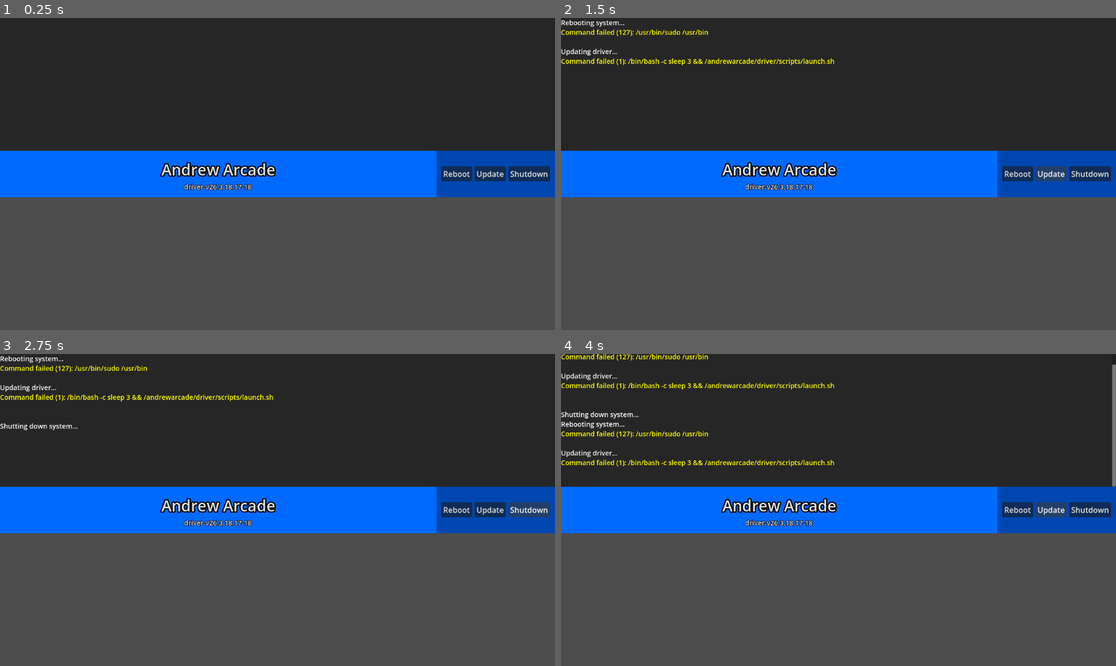
Above: before the commit, frames 1-4 (two rows, left to right).
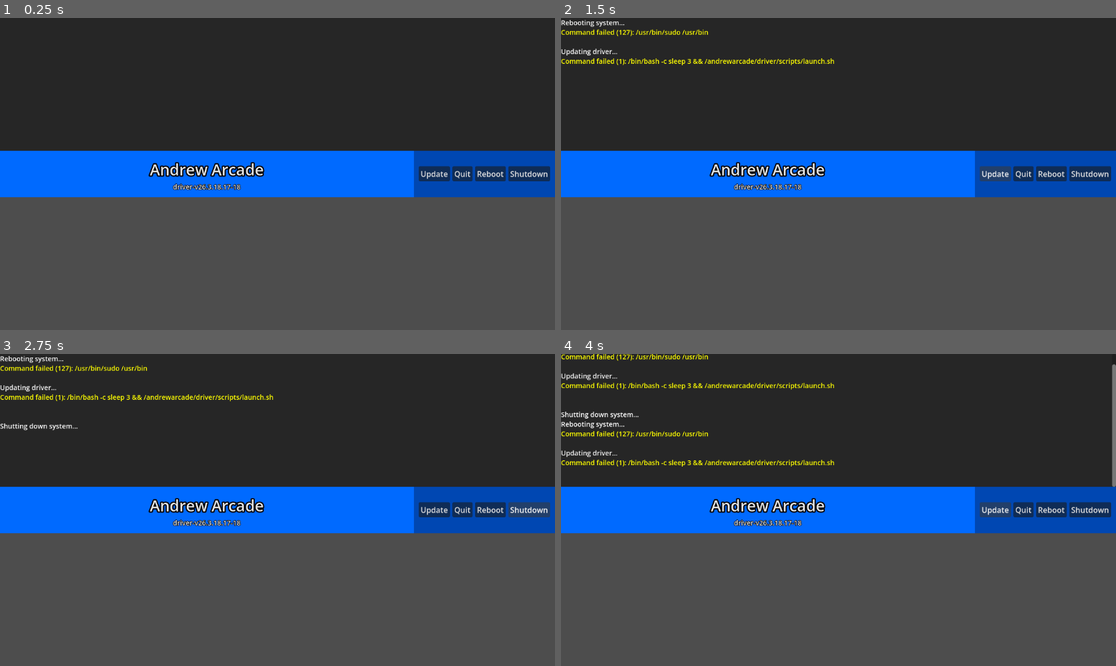
Above: after the commit, the same moments.

Repository: Andrew-Arcade/driver
Game: Godot game, scene res://scenes/main_ui/main_ui.tscn
Same seed, same stepped clock (60 frames per second), same inputs: the game is played once before the commit and once after it.
Inputs:
- Up to frame 1 (0.25 s): no input
- Up to frame 2 (1.5 s): click "Reboot" at 0.5 s; click "Update" at 1.25 s
- Up to frame 3 (2.75 s): click "Shutdown" at 2 s
- Up to frame 4 (4 s): click "Reboot" at 2.75 s; click "Update" at 3.5 s

The runs differ from the first frame. In frame 1, 1.8% of the frame differs, in the area x 26-91%, y 42-58%; in frame 2, 1.8%; in frame 3, 1.8%; in frame 4, 1.8%.
Error in both runs: Invalid type in function 'assign' in base 'Array[String]'. Cannot convert argument 1 from Nil to Array. (res://core/scripts/data/arcade_data_manager.gd:30)

Commit message:
feat: add quit button

Diff:
--- /dev/null
+++ b/godot-project/core/scripts/buttons/quit_button.gd
@@ -0,0 +1,8 @@
+extends Button
+
+func _ready() -> void:
+	self.pressed.connect(_on_pressed)
+
+func _on_pressed() -> void:
+	GlobalLogger.info("Quitting...")
+	get_tree().quit()
--- a/godot-project/scenes/title_bar/title_bar.tscn
+++ b/godot-project/scenes/title_bar/title_bar.tscn
@@ -2,6 +2,7 @@
 
 [ext_resource type="Script" uid="uid://gjkf5xbxft42" path="res://core/scripts/version_label.gd" id="1_ilpr6"]
 [ext_resource type="Script" uid="uid://dkm2wjjkcca7u" path="res://core/scripts/buttons/reboot_button.gd" id="2_jag7e"]
+[ext_resource type="Script" uid="uid://ctpy6bvdl7tbd" path="res://core/scripts/buttons/quit_button.gd" id="3_jag7e"]
 [ext_resource type="Script" uid="uid://cxi3vge08aqph" path="res://core/scripts/buttons/update_button.gd" id="3_ldf6x"]
 [ext_resource type="Script" uid="uid://c8ohlqia4w2ce" path="res://core/scripts/buttons/shutdown_button.gd" id="4_iroyi"]
 
@@ -92,6 +93,20 @@
 theme_override_constants/separation = 5
 alignment = 1
 
+[node name="Update" type="Button" parent="HBoxContainer/ButtonArea/MarginContainer/HBoxContainer" unique_id=1864377460]
+layout_mode = 2
+size_flags_horizontal = 4
+size_flags_vertical = 4
+text = "Update"
+script = ExtResource("3_ldf6x")
+
+[node name="Quit" type="Button" parent="HBoxContainer/ButtonArea/MarginContainer/HBoxContainer" unique_id=2021076994]
+layout_mode = 2
+size_flags_horizontal = 4
+size_flags_vertical = 4
+text = "Quit"
+script = ExtResource("3_jag7e")
+
 [node name="Reboot" type="Button" parent="HBoxContainer/ButtonArea/MarginContainer/HBoxContainer" unique_id=1988035732]
 layout_mode = 2
 size_flags_horizontal = 4
@@ -99,13 +114,6 @@
 text = "Reboot"
 script = ExtResource("2_jag7e")
 
-[node name="Update" type="Button" parent="HBoxContainer/ButtonArea/MarginContainer/HBoxContainer" unique_id=1864377460]
-layout_mode = 2
-size_flags_horizontal = 4
-size_flags_vertical = 4
-text = "Update"
-script = ExtResource("3_ldf6x")
-
 [node name="Shutdown" type="Button" parent="HBoxContainer/ButtonArea/MarginContainer/HBoxContainer" unique_id=475547550]
 layout_mode = 2
 size_flags_vertical = 4
Not shown, added: godot-project/core/scripts/buttons/quit_button.gd.uid
